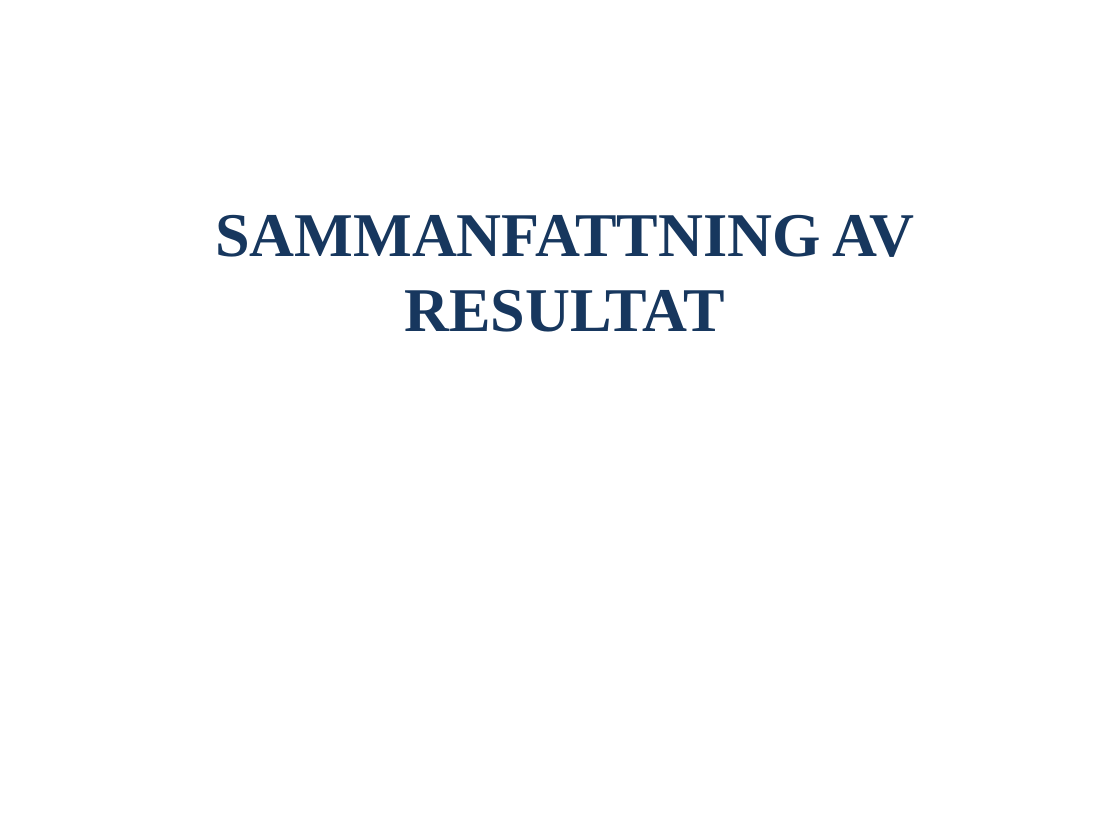
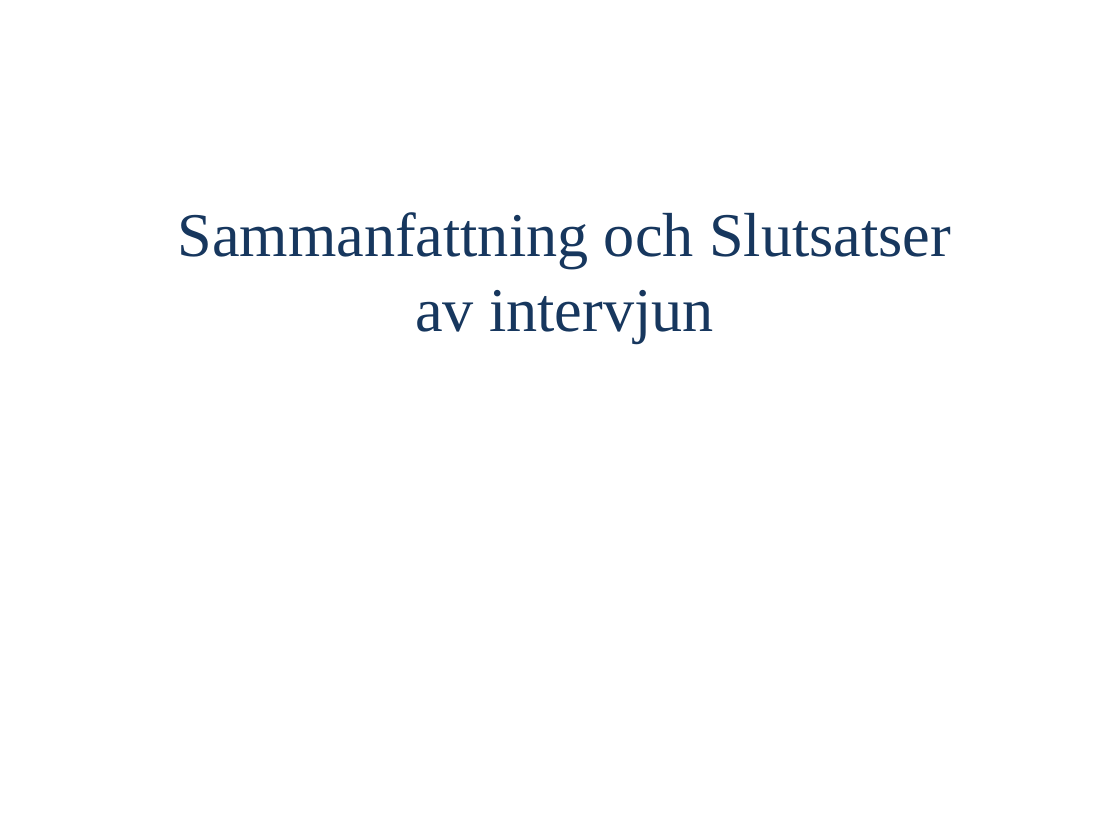
Before and after one commit to OliviaImner/thesis_document, a slide deck: slide 8 of Thesis/Presentation.pptx (slide 9 before the commit). Drawn at 1120x840 pixels with LibreOffice and Linux fonts; fonts in the diff are those of the drawing. Boxes give left, top, right and bottom in pixels: in the first picture for what was removed or moved away, otherwise in the second. Text is boxed around its words. In the diff, an @@ line names an element or a change of style, - is before the commit and + after.

```diff
--- a/Thesis/Presentation.pptx
+++ b/Thesis/Presentation.pptx
@@ text at [178, 212, 951, 343]: text changed; bold off @@
-SAMMANFATTNING AV RESULTAT
+Sammanfattning och Slutsatser
+av intervjun
```
Also in this commit, not shown: 8 other slides changed, 8 slides added, 3 slides removed.
